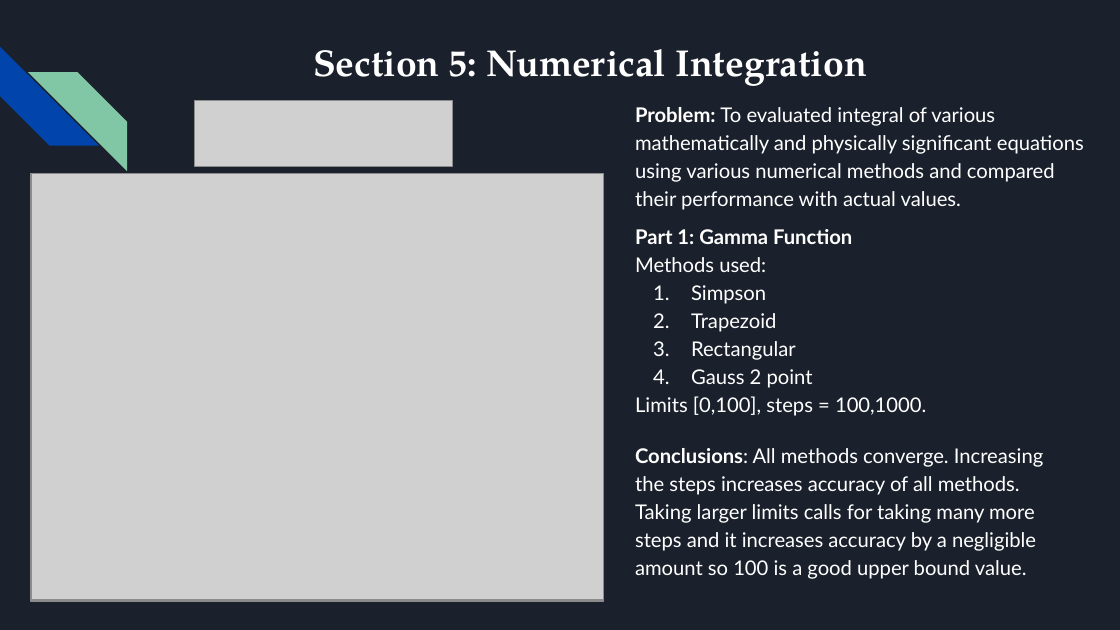
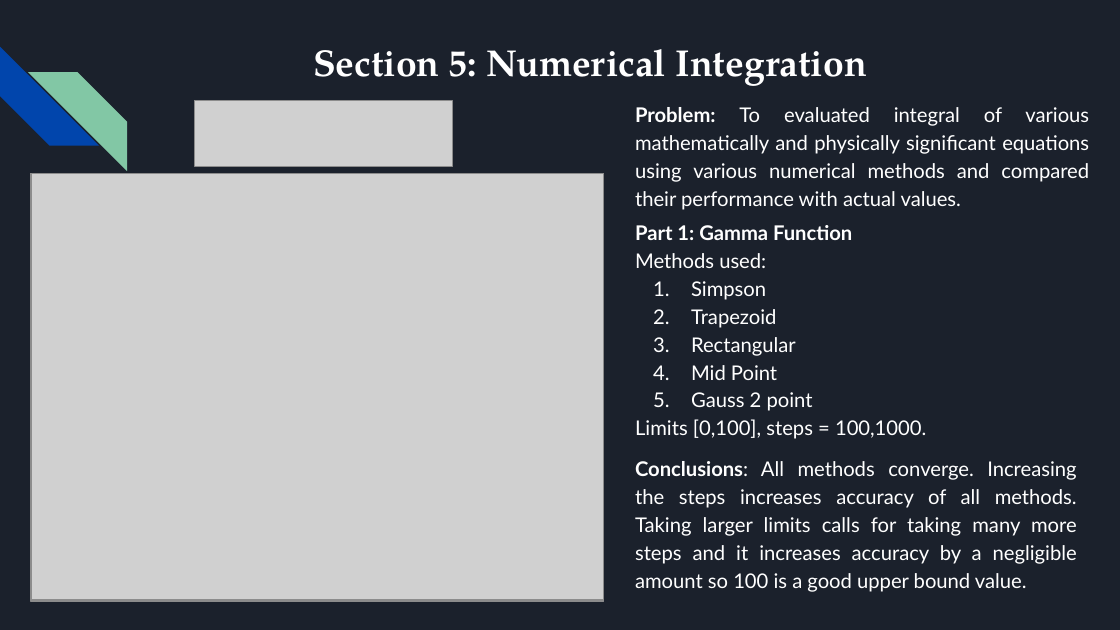
Before and after one commit to shantanutyagi67/CS374_Labs, a slide deck: slide 10 of Project/Submission/201801015_ProjectPPT.pptx. Drawn at 1120x630 pixels with LibreOffice and Linux fonts; fonts in the diff are those of the drawing; grey boxes stand for pictures. Boxes give left, top, right and bottom in pixels: in the first picture for what was removed or moved away, otherwise in the second. Text is boxed around its words. In the diff, an @@ line names an element or a change of style, - is before the commit and + after.

```diff
--- a/Project/Submission/201801015_ProjectPPT.pptx
+++ b/Project/Submission/201801015_ProjectPPT.pptx
@@ text "Problem: To evaluated integral of ..." at [635, 107, 1089, 210]: alignment left to justified @@
@@ text at [691, 365, 777, 380]: paragraph added @@
+4. Mid Point
@@ text "Conclusions: All methods converge. Increasing ..." at [635, 461, 1077, 592]: alignment left to justified @@
@@ text "Conclusions: All methods converge. Increasing ...": place and size @@
-text "Conclusions: All methods converge. Increasing ..." at [635, 448, 1043, 579]
+text "Conclusions: All methods converge. Increasing ..." at [635, 461, 1077, 592]
```
Also in this commit, not shown: 1 other slide changed, 7 slides added, 1 slide removed, 6 other files.
